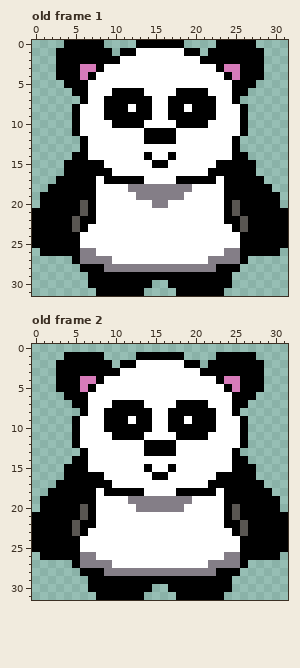
Two states of a pixel-art file, assets/sprites/panda/panda_idle.aseprite. Above, as it was before the edit.
32x32 pixels, 2 frames. Shown: old frame 1, old frame 2. The commit also changed other frames, which this record leaves out.
New version:
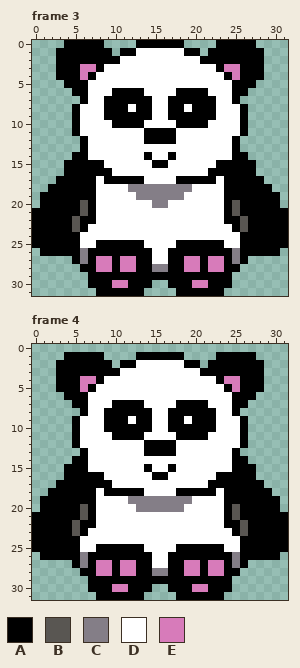
Palette (. is transparent): A #000000  B #595652  C #847e87  D #ffffff  E #d77bba
A new or re-ordered frame is compared with the old frame closest to it.
From old to new:
frames 2 -> 7
layer "left foot" added
layer "right foot" added
Frame 3 is new; against old frame 1, layers "right foot", "left foot":
y 25: x 8..13 DDDDDD -> AAAAAA; x 18..23 DDDDDD -> AAAAAA
y 26: x 7..14 CDDDDDDD -> AAAAAAAA; x 17..24 DDDDDDDC -> AAAAAAAA
y 27: x 7..14 CCCDDDDD -> AEEAEEAA; x 17..24 DDDDDCCC -> AAEEAEEA
y 28: x 8..14 ACCCCCC -> EEAEEAA; x 17..23 CCCCCCA -> AAEEAEE
y 30: x 10..11 AA -> EE; x 20..21 AA -> EE
Frame 4 is new; against old frame 2, layers "right foot", "left foot": the same change as frame 3
